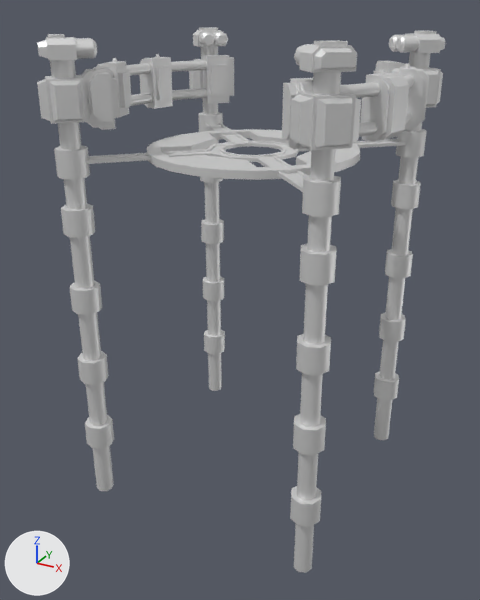
Renders of the glTF model glb/corasy.glb from each side of a commit.
One viewpoint serves both versions: a camera (50 mm lens) standing at (192.0, -365.0, 66.0) and looking at (-4.0, -10.0, -112.0). The axes (+X, +Y, +Z) are drawn at lower left. The lights are the same throughout. The first picture is the older version. Where no turn or scale is listed for an object, it has been applied to the vertices.

In view in the first picture: 'base', 'head1', 'head2', 'head3', 'head4', 'platform'.
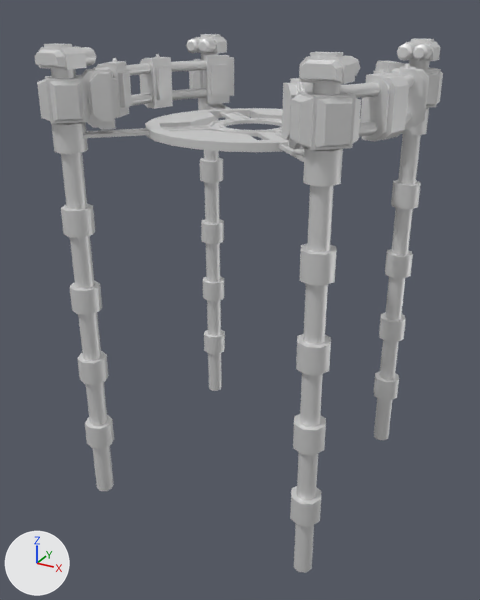
Location of each change, (x1, y1, x2, y2) in pixels of the pictures (480 x 600 px):
'platform', moved: before (54, 112, 427, 217); after (51, 98, 429, 186)
'head4', moved, turned: before (294, 40, 357, 95); after (299, 52, 360, 95)
'head1', moved, turned: before (37, 34, 97, 78); after (35, 43, 96, 78)
'head3', moved, turned: before (389, 31, 445, 69); after (397, 38, 440, 69)
'head2', moved, turned: before (193, 27, 228, 60); after (186, 34, 227, 60)

The change, as a diff of the scene's bpy script:
```diff
--- a/glb/corasy.glb.py
+++ b/glb/corasy.glb.py
@@ ob_head1 @@
 ob_head1.parent = ob_base
-ob_head1.location = (-76.78, -76.78, 36.18)
-ob_head1.rotation_euler = (0.0, 0.0, -0.785)  # degrees (0, 0, -45)
+ob_head1.location = (-76.78, -76.78, 31.56)
+ob_head1.rotation_euler = (0.0, 0.0, -0.0303)  # degrees (0, 0, -1.7)
@@ ob_head2 @@
 ob_head2.parent = ob_base
-ob_head2.location = (-76.78, 76.78, 36.18)
-ob_head2.rotation_euler = (0.0, 0.0, 0.785)  # degrees (0, 0, 45)
+ob_head2.location = (-76.78, 76.78, 31.56)
+ob_head2.rotation_euler = (0.0, 0.0, 0.0303)  # degrees (0, 0, 1.7)
@@ ob_head3 @@
 ob_head3.parent = ob_base
-ob_head3.location = (76.78, 76.78, 36.18)
-ob_head3.rotation_euler = (0.0, 0.0, -0.785)  # degrees (0, 0, -45)
+ob_head3.location = (76.78, 76.78, 31.56)
+ob_head3.rotation_euler = (0.0, 0.0, -0.0303)  # degrees (0, 0, -1.7)
@@ ob_head4 @@
 ob_head4.parent = ob_base
-ob_head4.location = (76.78, -76.78, 36.18)
-ob_head4.rotation_euler = (0.0, 0.0, 0.785)  # degrees (0, 0, 45)
+ob_head4.location = (76.78, -76.78, 31.56)
+ob_head4.rotation_euler = (0.0, 0.0, 0.0303)  # degrees (0, 0, 1.7)
@@ ob_platform @@
 ob_platform = bpy.data.objects.new('platform', me_platform)
-ob_platform.location = (0.0, 0.0, -15.0)
+ob_platform.location = (0.0, 0.0, -0.6)
```
